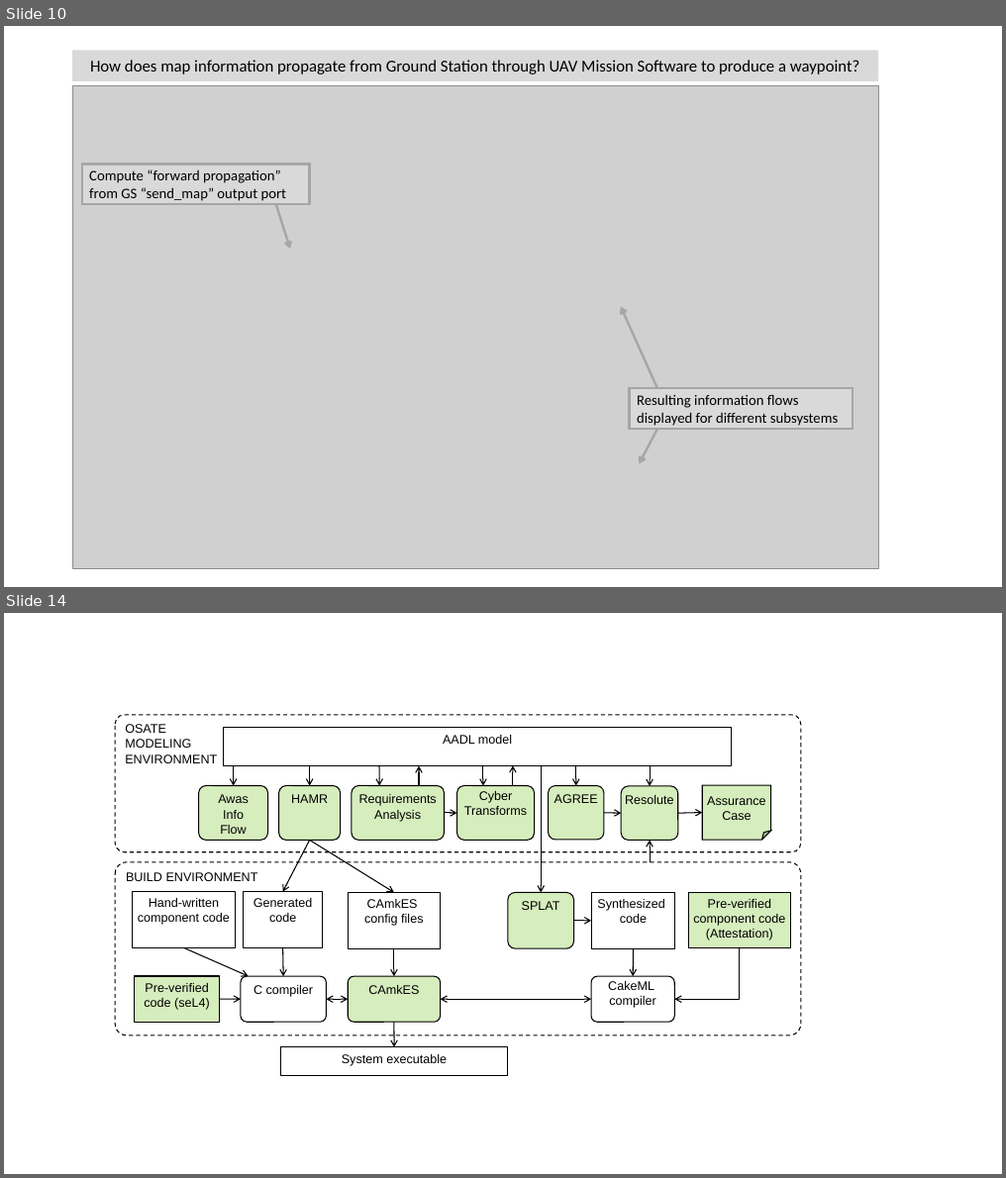
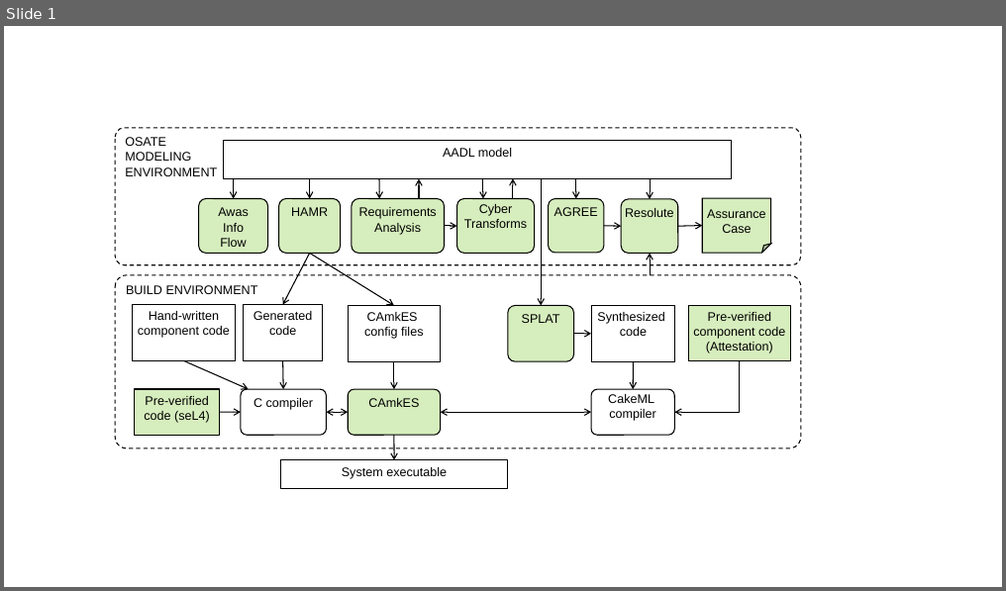
Before and after one commit to iamundson/case-assurance-pattern, a slide deck: figs/figures.pptx. Shown one above the other, each under a label of ours: slides 10 and 14 before the commit, slide 1 after it; the slides between them are not shown. The pictures are 1006x1178 and 1006x591 pixels, drawn with LibreOffice and Linux fonts; fonts in the diff are those of the drawing; grey boxes stand for pictures. Boxes give left, top, right and bottom in pixels: in the first picture for what was removed or moved away, otherwise in the second. Text is boxed around its words. In the diff, an @@ line names an element or a change of style, - is before the commit and + after.

```diff
--- a/figs/figures.pptx
+++ b/figs/figures.pptx
@@ slide 10 removed at box(4, 26, 1002, 587), background #FFFFFF @@
@@ rectangle removed at box(73, 50, 879, 81) @@
-How does map information propagate from Ground Station through UAV Mission Software to produce a waypoint?
@@ picture removed at box(73, 85, 879, 569) @@
@@ rectangle removed at box(82, 164, 310, 204) @@
-Compute “forward propagation” from GS “send_map” output port
@@ arrow removed from (276, 205) to (290, 249) @@
@@ arrow removed from (657, 388) to (621, 307) @@
@@ rectangle removed at box(629, 388, 852, 429) @@
-Resulting information flows displayed for different subsystems
@@ arrow removed from (657, 430) to (639, 464) @@
@@ what was slide 14 is now slide 1 @@
```
Also in this commit, not shown: 11 slides added, 12 other slides removed, 13 other files.
